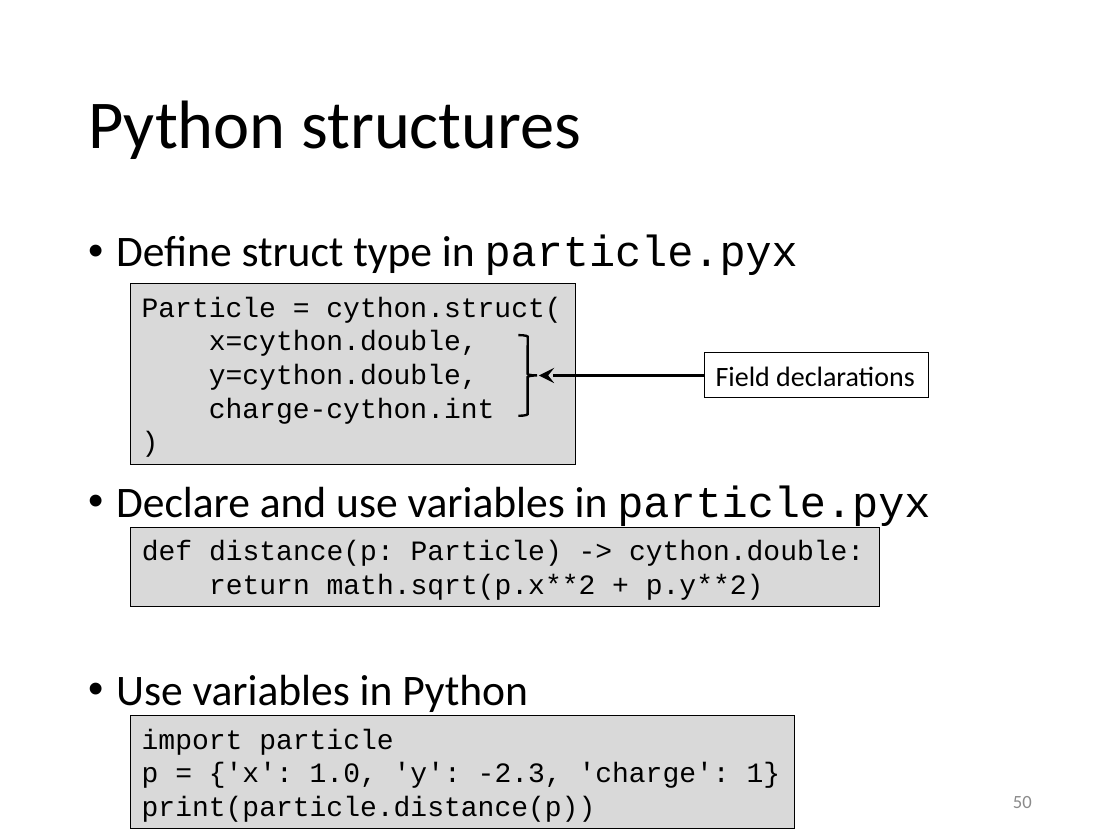
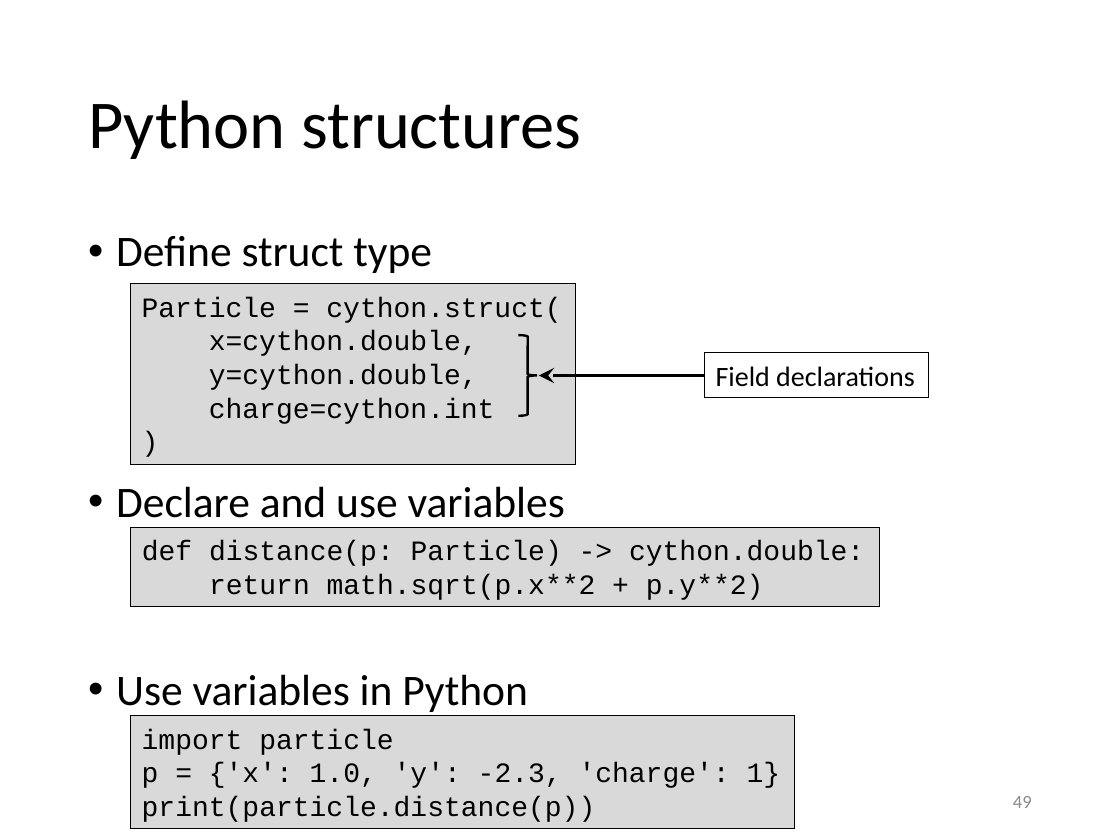
Before and after one commit to gjbex/Python-for-HPC, a slide deck: slide 49 of python_for_hpc.pptx (slide 50 before the commit). Drawn at 1120x840 pixels with LibreOffice and Linux fonts; fonts in the diff are those of the drawing. Boxes give left, top, right and bottom in pixels: in the first picture for what was removed or moved away, otherwise in the second. Text is boxed around its words. In the diff, an @@ line names an element or a change of style, - is before the commit and + after.

Commit message:
Fix typos

```diff
--- a/python_for_hpc.pptx
+++ b/python_for_hpc.pptx
@@ text at <box>116,236,565,528</box>: text changed @@
-• Define struct type in particle.pyx
-• Declare and use variables in particle.pyx
+• Define struct type
+• Declare and use variables
@@ text in rectangle at <box>209,364,495,424</box>: text changed @@
-y=cython.double,
-charge-cython.int
+y=cython.double,
+charge=cython.int
@@ page number at <box>1013,796,1032,808</box>: text changed @@
-50
+49
```
Also in this commit, not shown: 4 other slides changed, 1 slide removed.
